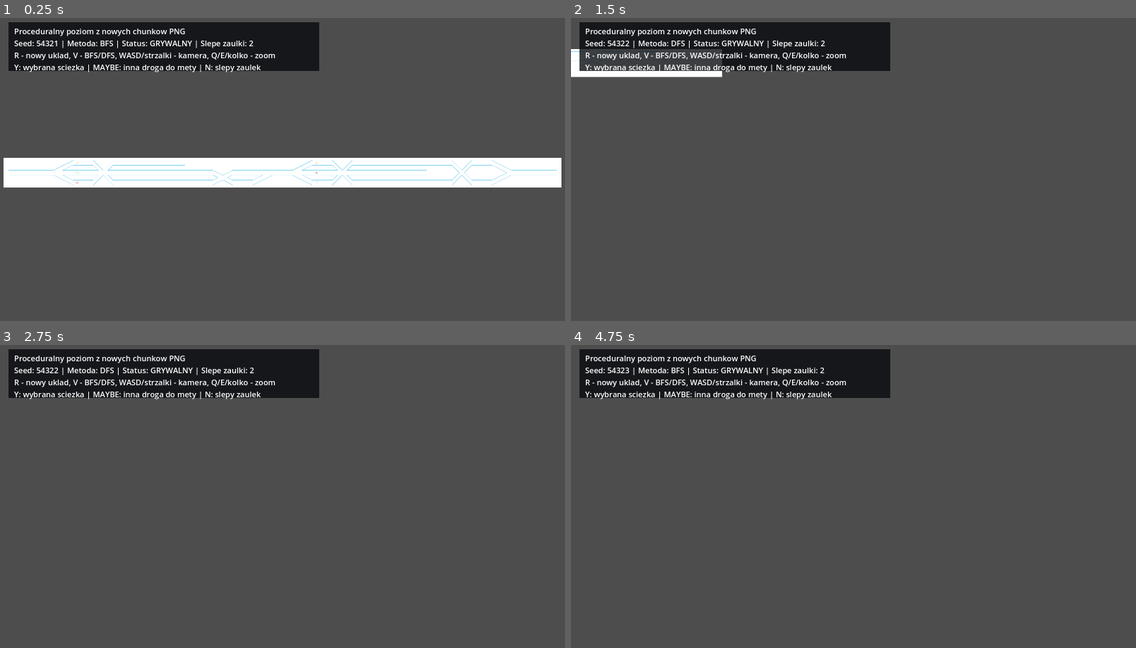
Above: before the commit, frames 1-4 (two rows, left to right).
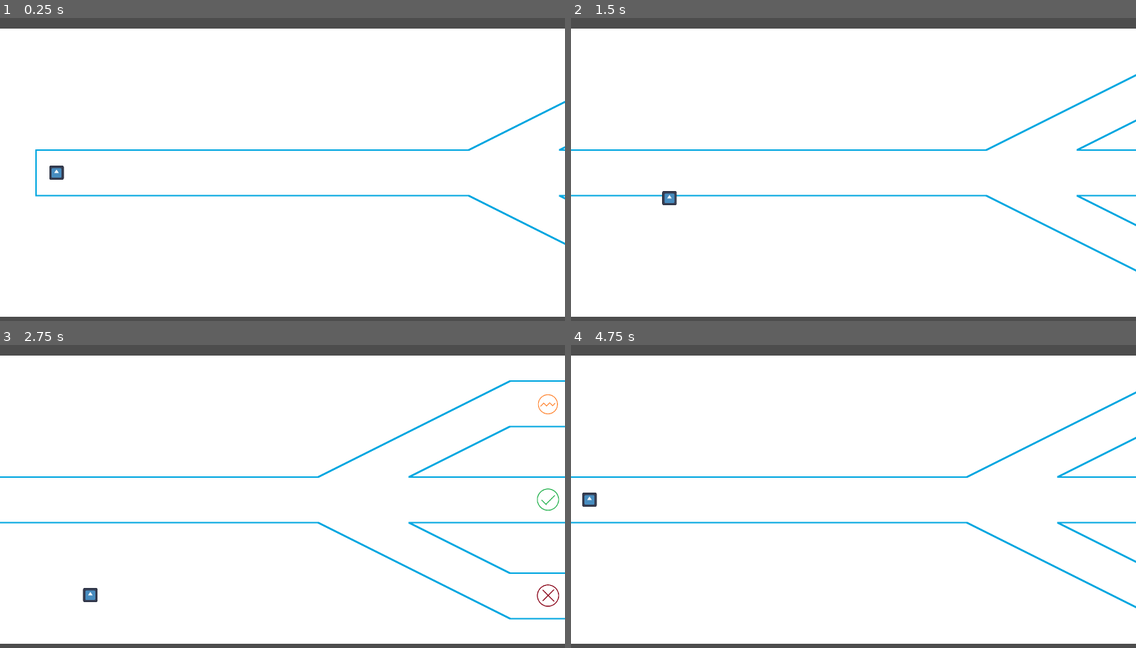
Above: after the commit, the same moments.

Repository: SraKKo/AutoscrollerLevelGenerator
Game: Godot game, scene res://scenes/game_proper.tscn
The game is run twice, just before and just after one commit, with the same random seed, the same clock (stepped at 60 frames per second) and the same inputs. Before the commit the project starts from res://scenes/chunk_room_demo.tscn. The engine's default icon, where the game draws it, is replaced by a stand-in: a white triangle on a blue panel in a dark square.
Inputs (mouse positions are in pixels of both pictures, inside the frame that each line leads up to):
- Up to frame 1 (0.25 s): no input
- Up to frame 2 (1.5 s): move the mouse to (977, 157) at 0.52 s; hold Right (ui_right) 0.53-1.28 s; hold R (generate_level) 0.53-1.28 s; click (977, 157) at 0.67 s; move the mouse to (740, 187) at 1.27 s; hold Down (ui_down) from 1.28 s (still down); tap V (toggle_validation_method) at 1.35 s; click (740, 187) at 1.42 s
- Up to frame 3 (2.75 s): move the mouse to (339, 429) at 2.02 s; release Down (ui_down) at 2.03 s; hold Right (ui_right) from 2.03 s (still down); hold E from 2.03 s (still down); click (339, 429) at 2.17 s
- Up to frame 4 (4.75 s): move the mouse to (825, 563) at 2.77 s; release Right (ui_right) at 2.78 s; release E at 2.78 s; hold Up (ui_up) 2.78-3.53 s; tap Q at 2.85 s; click (825, 563) at 2.92 s; move the mouse to (1023, 548) at 3.52 s; hold R (generate_level) 3.53-4.28 s; hold Left (ui_left) from 3.53 s (still down); click (1023, 548) at 3.67 s; move the mouse to (684, 451) at 4.27 s; tap V (toggle_validation_method) at 4.35 s; click (684, 451) at 4.42 s

The runs differ from the first frame. In frame 1, 87% of the frame differs, in the area x 0-100%, y 1-99%; in frame 2, 95%; in frame 3, 96%; in frame 4, 96%.

Commit message:
rozpoczęcie pracy ad game proper

Diff:
--- a/project.godot
+++ b/project.godot
@@ -11,7 +11,7 @@
 [application]
 
 config/name="ProjektInz"
-run/main_scene="res://scenes/chunk_room_demo.tscn"
+run/main_scene="res://scenes/game_proper.tscn"
 config/features=PackedStringArray("4.5", "Forward Plus")
 config/icon="res://icon.svg"
 
--- a/scenes/chunk_room_demo.tscn
+++ b/scenes/chunk_room_demo.tscn
@@ -20,7 +20,6 @@
 script = ExtResource("3_signs")
 
 [node name="CameraControl" type="Camera2D" parent="."]
-enabled = true
 script = ExtResource("2_camera")
 
 [node name="HUD" type="CanvasLayer" parent="."]
@@ -35,6 +34,7 @@
 color = Color(0.02, 0.03, 0.05, 0.78)
 
 [node name="Info" type="Label" parent="HUD/Panel"]
+layout_mode = 0
 offset_left = 16.0
 offset_top = 10.0
 offset_right = 866.0
--- /dev/null
+++ b/scenes/game_proper.tscn
@@ -0,0 +1,72 @@
+[gd_scene load_steps=11 format=3 uid="uid://b7dg7oyukw61a"]
+
+[ext_resource type="Script" path="res://scripts/game_proper.gd" id="1_game"]
+[ext_resource type="Script" uid="uid://c0lvc2gdapcxc" path="res://scripts/chunk_rooms_renderer.gd" id="2_rjmbi"]
+[ext_resource type="Script" uid="uid://d3w7vdiwvo2ie" path="res://scripts/chunk_graph_debug.gd" id="3_tf84m"]
+[ext_resource type="Script" uid="uid://c5dv7jivh62ap" path="res://scripts/route_signs.gd" id="4_opa2n"]
+[ext_resource type="Script" uid="uid://eu831oaly4l2" path="res://scripts/camera_control.gd" id="5_r2b87"]
+[ext_resource type="Script" uid="uid://vdngxuk1fnry" path="res://scripts/chunk_demo_hud.gd" id="6_eavuh"]
+[ext_resource type="Script" path="res://scripts/player_controller.gd" id="7_player"]
+[ext_resource type="Texture2D" path="res://icon.svg" id="8_icon"]
+[ext_resource type="Script" path="res://scripts/autoscroll_camera.gd" id="9_camera"]
+
+[sub_resource type="RectangleShape2D" id="RectangleShape2D_player"]
+size = Vector2(42, 42)
+
+[node name="GameProper" type="Node2D"]
+script = ExtResource("1_game")
+
+[node name="Rooms" type="Node2D" parent="."]
+script = ExtResource("2_rjmbi")
+
+[node name="GraphDebug" type="Node2D" parent="."]
+script = ExtResource("3_tf84m")
+
+[node name="RouteSigns" type="Node2D" parent="."]
+script = ExtResource("4_opa2n")
+
+[node name="CameraControl" type="Camera2D" parent="."]
+enabled = false
+script = ExtResource("5_r2b87")
+
+[node name="Player" type="CharacterBody2D" parent="."]
+position = Vector2(-350, 0)
+z_index = 20
+script = ExtResource("7_player")
+camera_path = NodePath("../AutoscrollCamera")
+
+[node name="Icon" type="Sprite2D" parent="Player"]
+texture = ExtResource("8_icon")
+scale = Vector2(0.32, 0.32)
+
+[node name="CollisionShape2D" type="CollisionShape2D" parent="Player"]
+shape = SubResource("RectangleShape2D_player")
+
+[node name="AutoscrollCamera" type="Camera2D" parent="."]
+position = Vector2(256, 0)
+enabled = true
+position_smoothing_enabled = true
+position_smoothing_speed = 8.0
+script = ExtResource("9_camera")
+
+[node name="HUD" type="CanvasLayer" parent="."]
+visible = false
+script = ExtResource("6_eavuh")
+
+[node name="Panel" type="ColorRect" parent="HUD"]
+offset_left = 24.0
+offset_top = 24.0
+offset_right = 904.0
+offset_bottom = 162.0
+mouse_filter = 2
+color = Color(0.02, 0.03, 0.05, 0.78)
+
+[node name="Info" type="Label" parent="HUD/Panel"]
+layout_mode = 0
+offset_left = 16.0
+offset_top = 10.0
+offset_right = 866.0
+offset_bottom = 130.0
+theme_override_colors/font_color = Color(1, 1, 1, 1)
+theme_override_font_sizes/font_size = 22
+text = "Scena chunkow PNG - pokoje generowane proceduralnie"
--- a/scenes/main.tscn
+++ b/scenes/main.tscn
@@ -16,7 +16,6 @@
 script = ExtResource("3_renderer")
 
 [node name="CameraControl" type="Camera2D" parent="."]
-enabled = true
 script = ExtResource("4_camera")
 
 [node name="HUD" type="CanvasLayer" parent="."]
@@ -31,6 +30,7 @@
 color = Color(0.02, 0.03, 0.05, 0.82)
 
 [node name="Info" type="Label" parent="HUD/Panel"]
+layout_mode = 0
 offset_left = 16.0
 offset_top = 10.0
 offset_right = 890.0
--- /dev/null
+++ b/scripts/autoscroll_camera.gd
@@ -0,0 +1,15 @@
+class_name AutoscrollCamera
+extends Camera2D
+
+@export_range(0.0, 1000.0, 10.0) var scroll_speed := 220.0
+@export var scrolling := true
+
+
+func _physics_process(delta: float) -> void:
+	if scrolling:
+		global_position.x += scroll_speed * delta
+
+
+func reset_to(start_position: Vector2) -> void:
+	global_position = start_position
+	reset_smoothing()
--- /dev/null
+++ b/scripts/game_proper.gd
@@ -0,0 +1,29 @@
+extends "res://scripts/chunk_room_demo.gd"
+
+const START_CAMERA_POSITION := Vector2(256.0, 0.0)
+
+@onready var player: PlayerController = $Player
+@onready var autoscroll_camera: AutoscrollCamera = $AutoscrollCamera
+
+
+func _ready() -> void:
+	graph_debug.visible = false
+	hud.visible = false
+	camera_control.enabled = false
+	super._ready()
+	_reset_gameplay_view()
+
+
+func _generate_rooms(seed_value: int) -> void:
+	super._generate_rooms(seed_value)
+	if is_node_ready():
+		_reset_gameplay_view()
+
+
+func _render_rooms() -> void:
+	rooms.rebuild(render_chunks)
+
+
+func _reset_gameplay_view() -> void:
+	autoscroll_camera.reset_to(START_CAMERA_POSITION)
+	player.reset_to_spawn()
--- /dev/null
+++ b/scripts/player_controller.gd
@@ -0,0 +1,48 @@
+class_name PlayerController
+extends CharacterBody2D
+
+@export_range(50.0, 1000.0, 10.0) var move_speed := 360.0
+@export_range(0.0, 200.0, 1.0) var screen_margin := 56.0
+@export var camera_path: NodePath
+
+var spawn_position := Vector2.ZERO
+
+@onready var scrolling_camera: Camera2D = get_node(camera_path) as Camera2D
+
+
+func _ready() -> void:
+	spawn_position = global_position
+
+
+func _physics_process(_delta: float) -> void:
+	var direction: Vector2 = Input.get_vector("ui_left", "ui_right", "ui_up", "ui_down")
+	var wasd_direction: Vector2 = Vector2(
+		float(Input.is_key_pressed(KEY_D)) - float(Input.is_key_pressed(KEY_A)),
+		float(Input.is_key_pressed(KEY_S)) - float(Input.is_key_pressed(KEY_W))
+	)
+	if wasd_direction != Vector2.ZERO:
+		direction = wasd_direction.normalized()
+
+	velocity = direction * move_speed
+	move_and_slide()
+	_keep_inside_camera()
+
+
+func reset_to_spawn() -> void:
+	global_position = spawn_position
+	velocity = Vector2.ZERO
+
+
+func _keep_inside_camera() -> void:
+	if not is_instance_valid(scrolling_camera):
+		return
+
+	var viewport_size: Vector2 = get_viewport_rect().size
+	var visible_half_size: Vector2 = Vector2(
+		viewport_size.x / scrolling_camera.zoom.x,
+		viewport_size.y / scrolling_camera.zoom.y
+	) * 0.5
+	var camera_center: Vector2 = scrolling_camera.get_screen_center_position()
+	var minimum: Vector2 = camera_center - visible_half_size + Vector2.ONE * screen_margin
+	var maximum: Vector2 = camera_center + visible_half_size - Vector2.ONE * screen_margin
+	global_position = global_position.clamp(minimum, maximum)
Binary file added: Assets/Player/ATTACK 1.png
Not shown, added: Assets/Player/ATTACK 1.png.import
Binary file added: Assets/Player/ATTACK 2.png
Not shown, added: Assets/Player/ATTACK 2.png.import
Binary file added: Assets/Player/ATTACK 3.png
Not shown, added: Assets/Player/ATTACK 3.png.import
Binary file added: Assets/Player/DEATH.png
Not shown, added: Assets/Player/DEATH.png.import
Binary file added: Assets/Player/DEFEND.png
Not shown, added: Assets/Player/DEFEND.png.import
Binary file added: Assets/Player/HURT.png
Not shown, added: Assets/Player/HURT.png.import
(and 319 more such lines)
